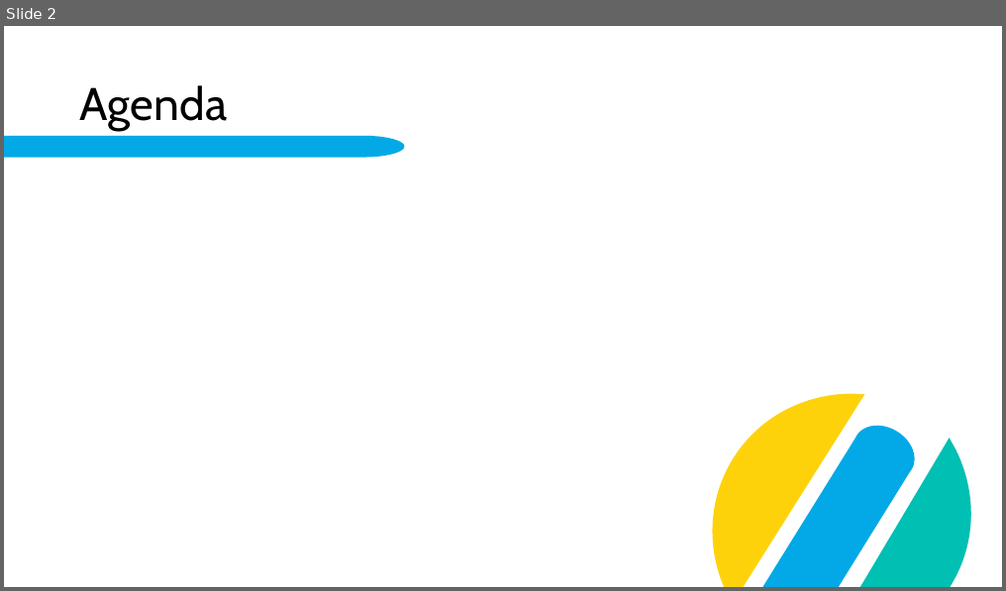
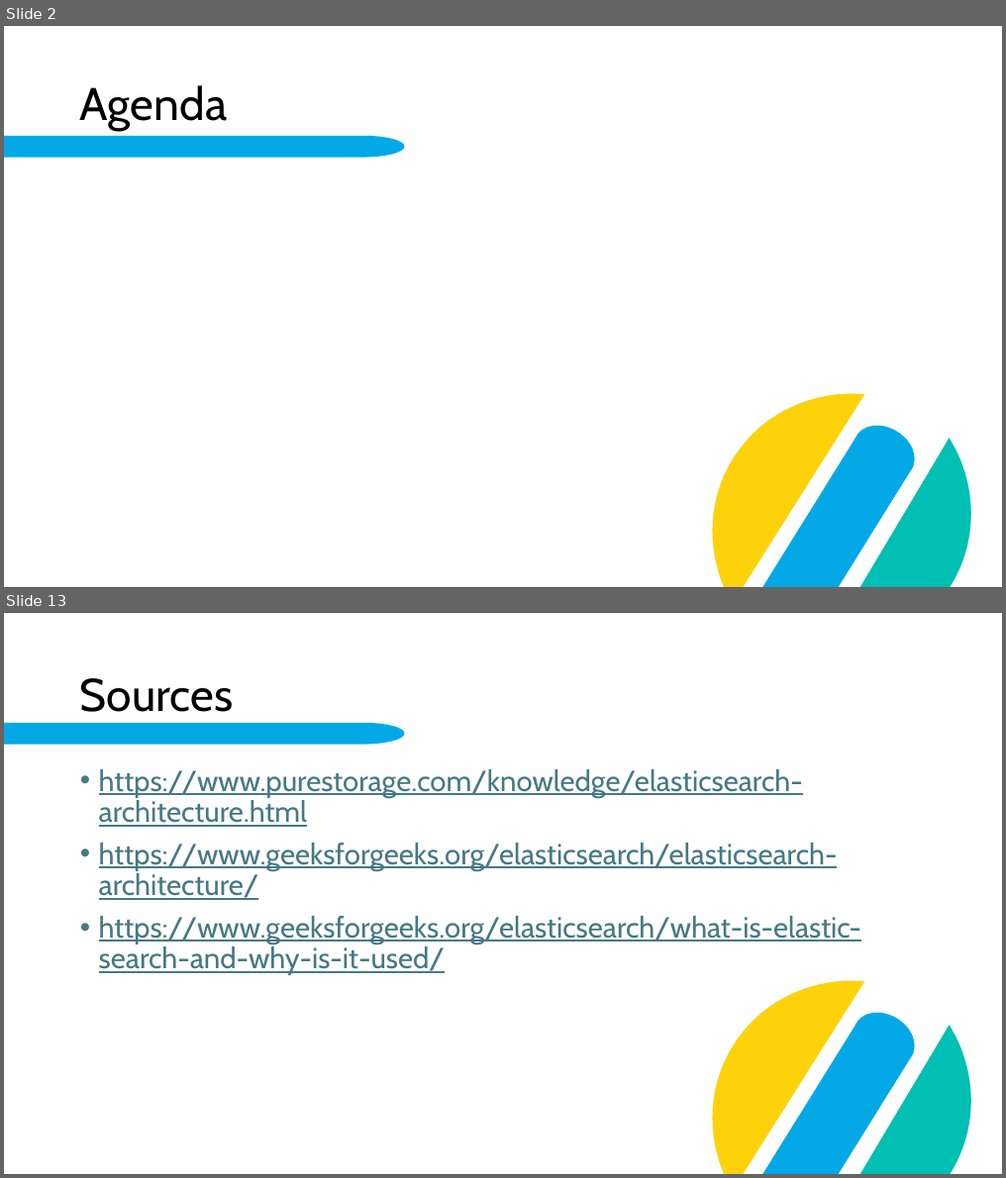
Before and after one commit to fabi2k03/dab_elasticsearch_paper, a slide deck: Elasticsearch.pptx. Shown one above the other, each under a label of ours: slide 2 before the commit, slides 2 and 13 after it; the slides between them are not shown. The pictures are 1006x591 and 1006x1178 pixels, drawn with LibreOffice and Linux fonts; fonts in the diff are those of the drawing; background and template pictures are left out. Boxes give left, top, right and bottom in pixels: in the first picture for what was removed or moved away, otherwise in the second. Text is boxed around its words. In the diff, an @@ line names an element or a change of style, - is before the commit and + after.

Commit message:
pptx work in progress | update json format example | added architecture diagramm

```diff
--- a/Elasticsearch.pptx
+++ b/Elasticsearch.pptx
@@ slide 13 added at bbox=[4, 613, 1002, 1174], background #FFFFFF; not listed: 5 template elements that a slide beside it also shows @@
@@ title added at bbox=[80, 678, 233, 712], 44 pt, text #000000 @@
+Sources
@@ text added at bbox=[99, 769, 861, 975], 28 pt, text #467886, underline @@
+• https://www.purestorage.com/knowledge/elasticsearch-architecture.html
+• https://www.geeksforgeeks.org/elasticsearch/elasticsearch-architecture/
+• https://www.geeksforgeeks.org/elasticsearch/what-is-elastic-search-and-why-is-it-used/
```
Also in this commit, not shown: 1 slide changed, 9 other slides added, 3 other files.
